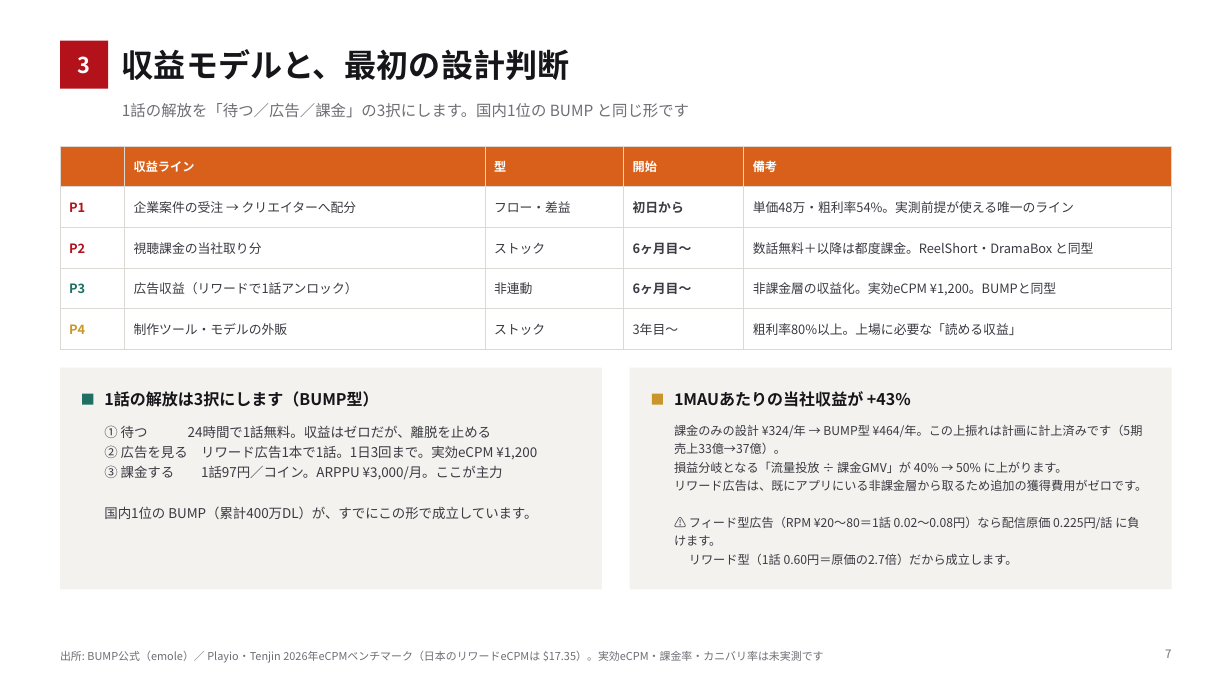
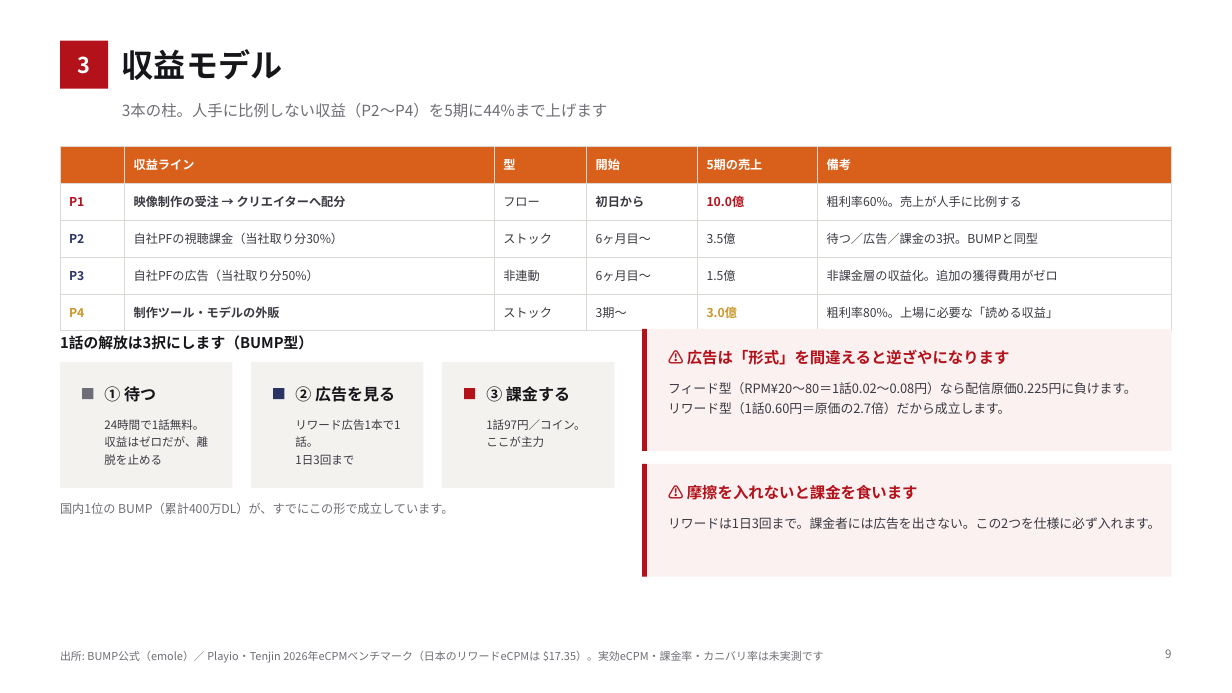
Before and after one commit to bpn333333/test, a slide deck: slide 10 of 投資家向け企画書.pptx (slide 8 before the commit). Drawn at 1232x693 pixels with LibreOffice and Linux fonts; fonts in the diff are those of the drawing. Boxes give left, top, right and bottom in pixels: in the first picture for what was removed or moved away, otherwise in the second. Text is boxed around its words. In the diff, an @@ line names an element or a change of style, - is before the commit and + after.

```diff
--- a/投資家向け企画書.pptx
+++ b/投資家向け企画書.pptx
@@ text at [122, 49, 282, 80]: text changed @@
-収益モデルと、最初の設計判断
+収益モデル
@@ text at [122, 103, 607, 117]: text changed @@
-1話の解放を「待つ／広告／課金」の3択にします。国内1位の BUMP と同じ形です
+3本の柱。人手に比例しない収益（P2〜P4）を5期に44%まで上げます
@@ table at [60, 146, 1172, 322] @@
-column 2: 収益ライン | 企業案件の受注 → クリエイターへ配分 | 視聴課金の当社取り分 | 広告収益（リワードで1話アンロック） | 制作ツール・モデルの外販
-column 3: 型 | フロー・差益 | ストック | 非連動 | ストック
-column 4: 開始 | 初日から | 6ヶ月目〜 | 6ヶ月目〜 | 3年目〜
-column 5: 備考 | 単価48万・粗利率54%。実測前提が使える唯一のライン | 数話無料＋以降は都度課金。ReelShort・DramaBox と同型 | 非課金層の収益化。実効eCPM ¥1,200。BUMPと同型 | 粗利率80%以上。上場に必要な「読める収益」
+column 2: 収益ライン | 映像制作の受注 → クリエイターへ配分 | 自社PFの視聴課金（当社取り分30%） | 自社PFの広告（当社取り分50%） | 制作ツール・モデルの外販
+column 3: 型 | フロー | ストック | 非連動 | ストック
+column 4: 開始 | 初日から | 6ヶ月目〜 | 6ヶ月目〜 | 3期〜
+column 5: 5期の売上 | 10.0億 | 3.5億 | 1.5億 | 3.0億
+column 6: 備考 | 粗利率60%。売上が人手に比例する | 待つ／広告／課金の3択。BUMPと同型 | 非課金層の収益化。追加の獲得費用がゼロ | 粗利率80%。上場に必要な「読める収益」
@@ text "1話の解放は3択にします（BUMP型）": place and size @@
-text "1話の解放は3択にします（BUMP型）" at [104, 391, 378, 407]
+text "1話の解放は3択にします（BUMP型）" at [60, 335, 313, 350]
@@ text "1話の解放は3択にします（BUMP型）" at [60, 335, 313, 350]: size 12.5 to 11.5 pt @@
@@ rectangle added at [642, 329, 1172, 451], fill #FBF1F1 @@
@@ rectangle added at [642, 329, 647, 451], fill #B3121B @@
@@ text added at [687, 349, 1010, 365], 12 pt, text #B3121B, bold @@
+⚠ 広告は「形式」を間違えると逆ざやになります
@@ rectangle added at [60, 362, 233, 488], fill #F4F2EF @@
@@ rectangle: place and size @@
-rectangle at [82, 394, 93, 405]
+rectangle at [82, 388, 93, 399]
@@ rectangle at [82, 388, 93, 399]: fill #1F6F63 to #6E6E76 @@
@@ text added at [104, 386, 156, 402], 12.5 pt, text #16161A, bold @@
+① 待つ
@@ rectangle: place and size @@
-rectangle at [60, 368, 603, 590]
+rectangle at [251, 362, 424, 488]
@@ rectangle added at [274, 388, 285, 399], fill #2A3563 @@
@@ text added at [295, 386, 395, 402], 12.5 pt, text #16161A, bold @@
+② 広告を見る
@@ rectangle added at [442, 362, 615, 488], fill #F4F2EF @@
@@ rectangle: place and size @@
-rectangle at [652, 394, 663, 405]
+rectangle at [464, 388, 475, 399]
@@ rectangle at [464, 388, 475, 399]: fill #C9962C to #B3121B @@
@@ text added at [486, 386, 570, 402], 12.5 pt, text #16161A, bold @@
+③ 課金する
@@ text at [668, 382, 1137, 414]: text changed; size 9.5 to 10 pt @@
-課金のみの設計 ¥324/年 → BUMP型 ¥464/年。この上振れは計画に計上済みです（5期 売上33億→37億）。
-損益分岐となる「流量投放 ÷ 課金GMV」が 40% → 50% に上がります。
-リワード広告は、既にアプリにいる非課金層から取るため追加の獲得費用がゼロです。
-⚠ フィード型広告（RPM ¥20〜80＝1話 0.02〜0.08円）なら配信原価 0.225円/話 に負けます。
-リワード型（1話 0.60円＝原価の2.7倍）だから成立します。
+フィード型（RPM¥20〜80＝1話0.02〜0.08円）なら配信原価0.225円に負けます。
+リワード型（1話0.60円＝原価の2.7倍）だから成立します。
@@ text added at [104, 419, 208, 465], 9 pt, text #3A3A42 @@
+24時間で1話無料。
+収益はゼロだが、離脱を止める
@@ text added at [295, 419, 400, 465], 9 pt, text #3A3A42 @@
+リワード広告1本で1話。
+1日3回まで
@@ text added at [486, 419, 585, 447], 9 pt, text #3A3A42 @@
+1話97円／コイン。
+ここが主力
@@ text removed at [674, 391, 911, 407] @@
-1MAUあたりの当社収益が +43%
@@ text at [104, 425, 537, 480]: paragraphs removed @@
-① 待つ 24時間で1話無料。収益はゼロだが、離脱を止める
-② 広告を見る リワード広告1本で1話。1日3回まで。実効eCPM ¥1,200
-③ 課金する 1話97円／コイン。ARPPU ¥3,000/月。ここが主力
@@ rectangle: place and size @@
-rectangle at [630, 368, 1173, 590]
+rectangle at [642, 464, 1172, 577]
@@ rectangle at [642, 464, 1172, 577]: fill #F4F2EF to #FBF1F1 @@
@@ rectangle added at [642, 464, 647, 577], fill #B3121B @@
@@ text "国内1位の BUMP（累計400万DL）が、すでにこの形で成立しています。": place and size @@
-text "国内1位の BUMP（累計400万DL）が、すでにこの形で成立しています。" at [104, 425, 537, 519]
+text "国内1位の BUMP（累計400万DL）が、すでにこの形で成立しています。" at [60, 503, 453, 514]
@@ text "国内1位の BUMP（累計400万DL）が、すでにこの形で成立しています。" at [60, 503, 453, 514]: size 10.5 to 9.5 pt, text colour #3A3A42 to #6E6E76; line spacing 1.26 to 1; vertical alignment top to middle @@
@@ text added at [687, 485, 918, 500], 12 pt, text #B3121B, bold @@
+⚠ 摩擦を入れないと課金を食います
@@ text added at [668, 517, 1160, 529], 10 pt, text #3A3A42 @@
+リワードは1日3回まで。課金者には広告を出さない。この2つを仕様に必ず入れます。
@@ text at [1165, 649, 1171, 658]: text changed @@
-7
+9
```
Also in this commit, not shown: 13 other slides changed, 10 slides added, 6 slides removed, 11 other files.
